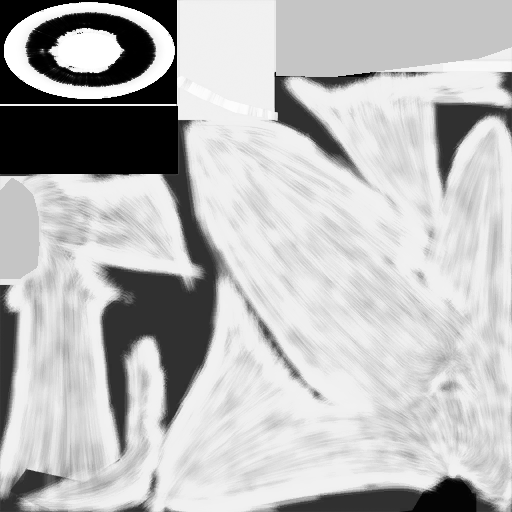
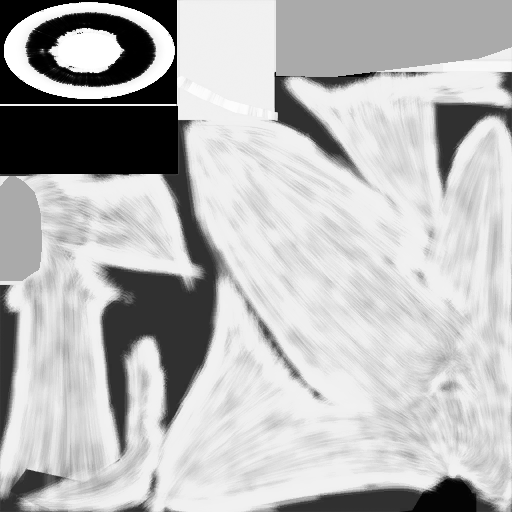
Comparing the layer stacks of the two 512px x 512px images. Changes:
painted on "Body/Eye" over 0, 0, 512, 281
